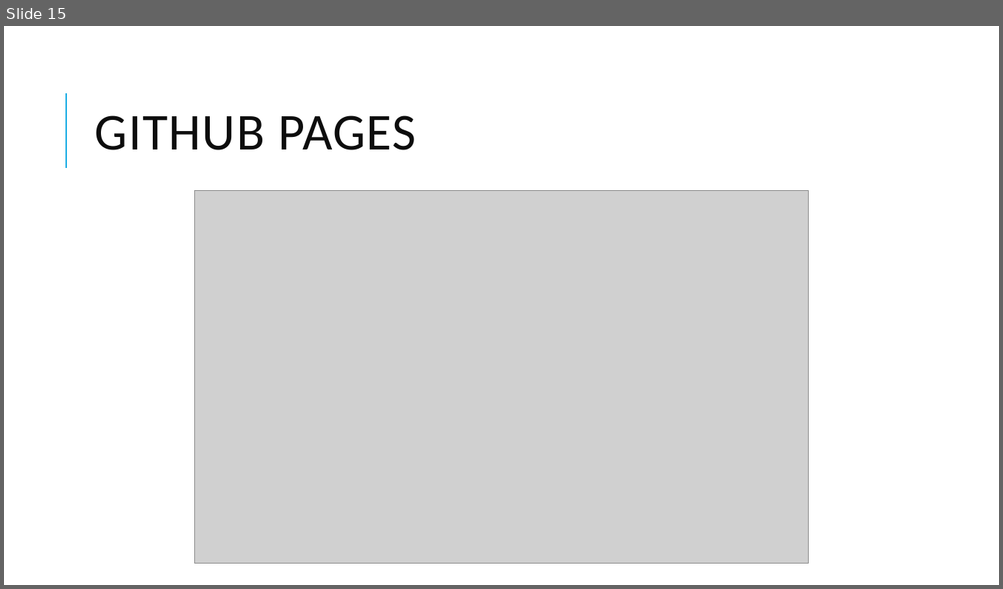
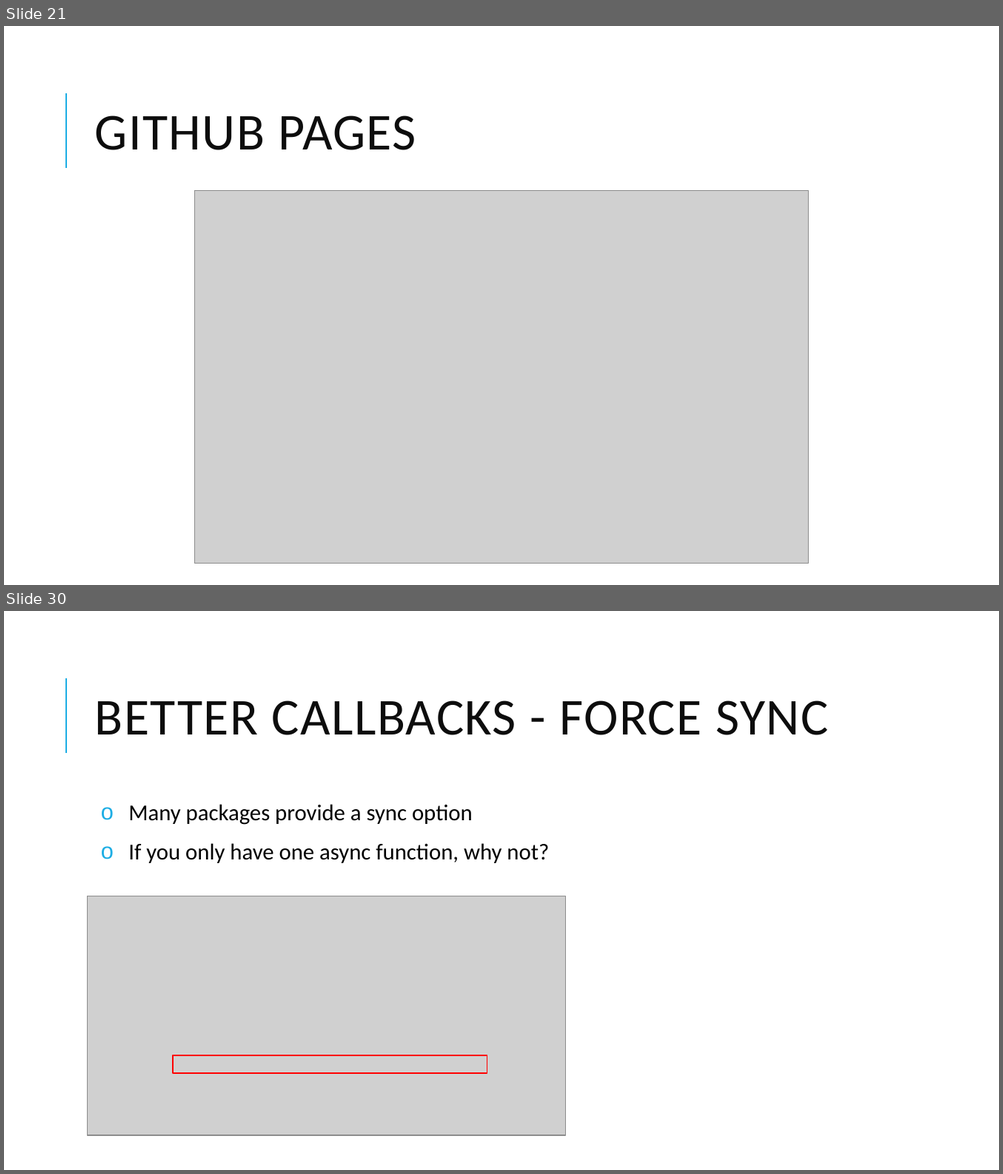
Before and after one commit to thm-design/node-tutorial, a slide deck: Learn Node.pptx. Shown one above the other, each under a label of ours: slide 15 before the commit, slides 21 and 30 after it; the slides between them are not shown. The pictures are 1003x589 and 1003x1174 pixels, drawn with LibreOffice and Linux fonts; fonts in the diff are those of the drawing; grey boxes stand for pictures. Boxes give left, top, right and bottom in pixels: in the first picture for what was removed or moved away, otherwise in the second. Text is boxed around its words. In the diff, an @@ line names an element or a change of style, - is before the commit and + after.

```diff
--- a/Learn Node.pptx
+++ b/Learn Node.pptx
@@ slide 30 added at box(4, 611, 999, 1170), background #FFFFFF; not listed: 1 template element that a slide beside it also shows @@
@@ title added at box(95, 701, 828, 735), 50 pt, text #0D0D0D @@
+BETTER CALLBACKS - FORCE SYNC
@@ text added at box(128, 804, 549, 863), 22 pt, text #000000 @@
+o Many packages provide a sync option
+o If you only have one async function, why not?
@@ picture added at box(88, 897, 565, 1136) @@
@@ rectangle added at box(173, 1056, 486, 1073), outline #FF0000 1.25 pt @@
@@ what was slide 15 is now slide 21 @@
```
Also in this commit, not shown: 8 slides changed, 26 other slides added, 2 slides removed, 9 other files.
